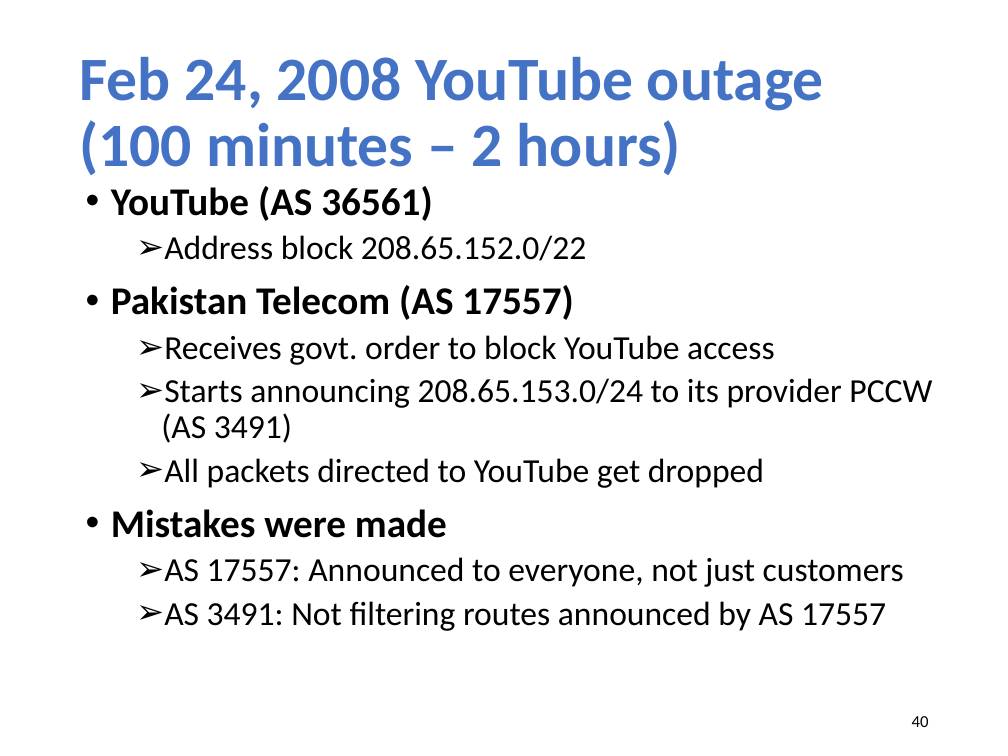
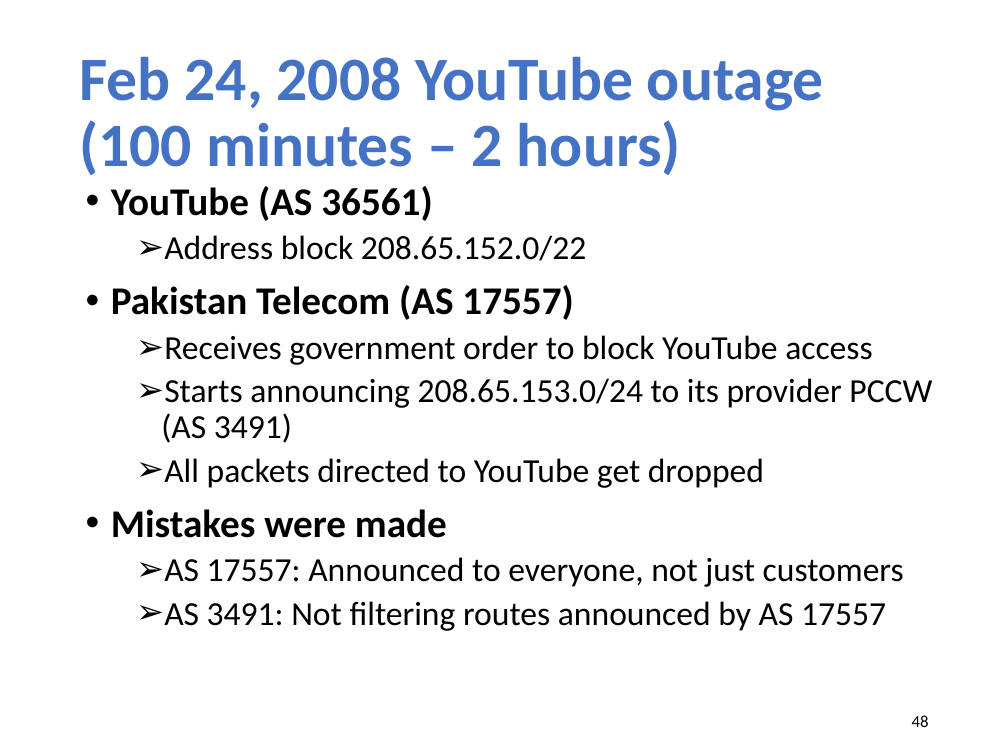
Before and after one commit to xinjin/course-net, a slide deck: slide 48 of slides/lec20_security.pptx (slide 40 before the commit). Drawn at 1008x756 pixels with LibreOffice and Linux fonts; fonts in the diff are those of the drawing. Boxes give left, top, right and bottom in pixels: in the first picture for what was removed or moved away, otherwise in the second. Text is boxed around its words. In the diff, an @@ line names an element or a change of style, - is before the commit and + after.

```diff
--- a/slides/lec20_security.pptx
+++ b/slides/lec20_security.pptx
@@ text at bbox=[164, 335, 872, 365]: text changed @@
-  ➢ Receives govt. order to block YouTube access
+  ➢ Receives government order to block YouTube access
@@ page number at bbox=[912, 715, 929, 727]: text changed @@
-40
+48
```
Also in this commit, not shown: 3 other slides changed, 1 slide added, 2 other files.
